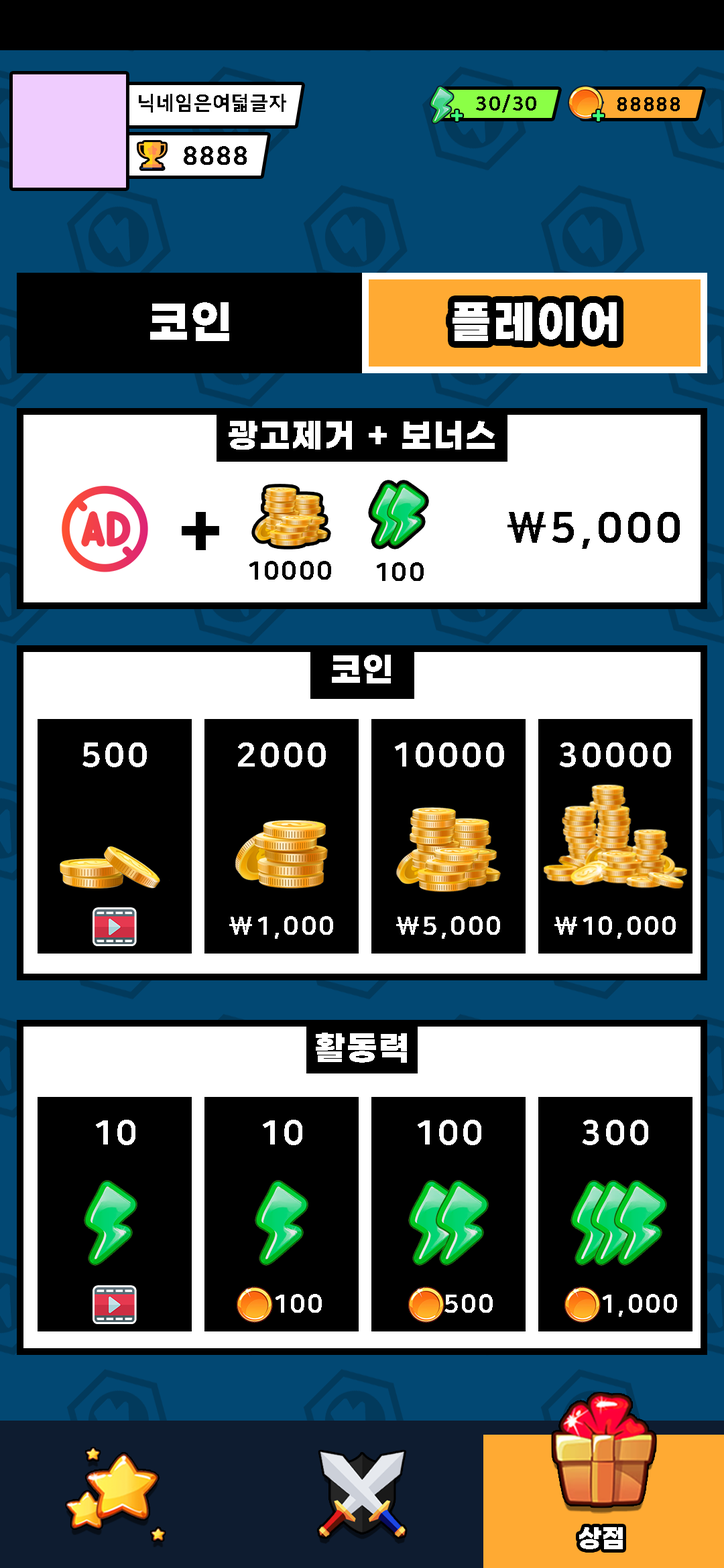
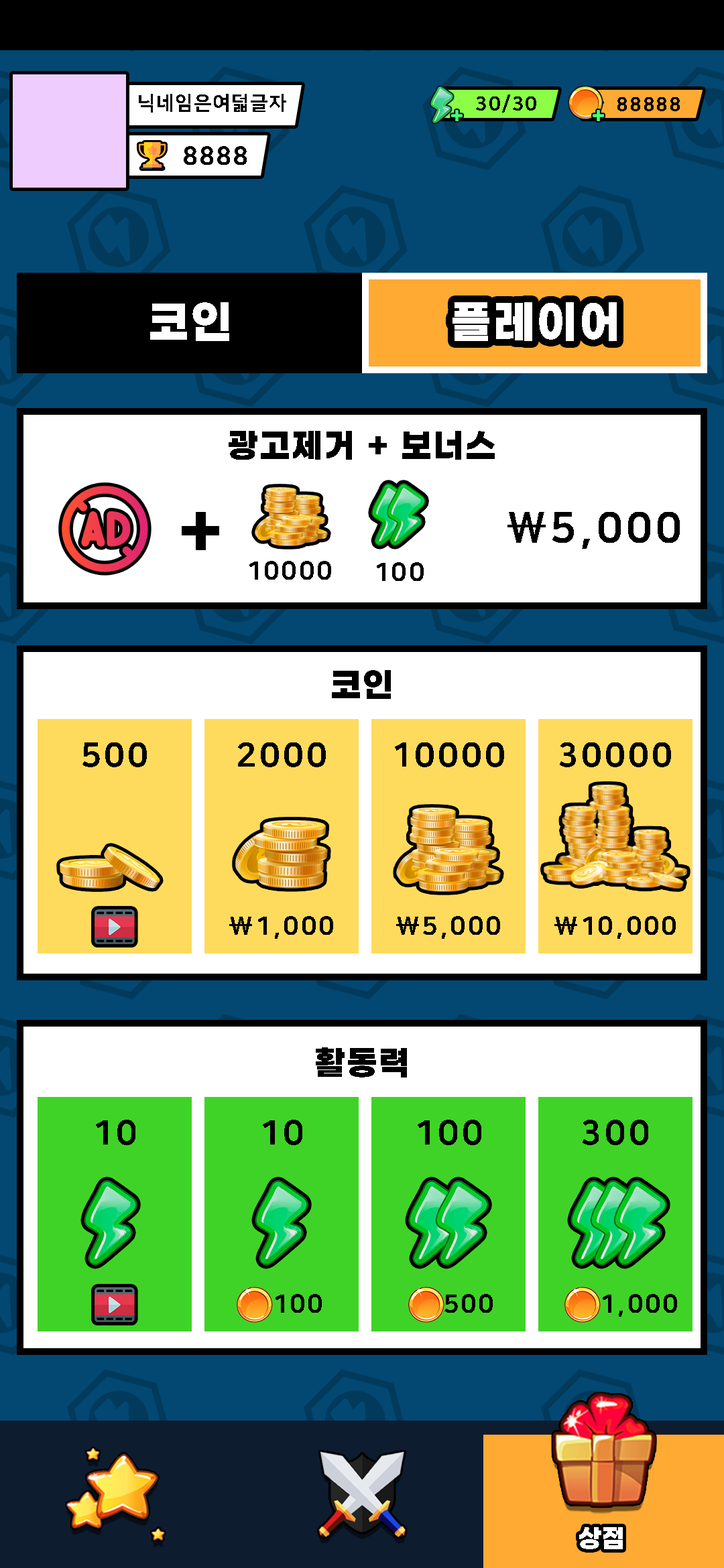
Layers edited between the first and the second 724×1568 image:
painted on "광고제거 + 보너스" over [228, 420, 495, 460]
removed layer "Rectangle 16 copy" from group "광고제거" over [216, 414, 508, 462]
painted on "코인" (3rd of 3, in "코인") over [331, 654, 391, 699]
painted on "30000" over [559, 742, 671, 768]
painted on "10000" (2nd of 2, in "코인") over [394, 742, 504, 768]
painted on "\10,000" over [554, 916, 676, 939]
painted on "\5,000" (2nd of 2, in "코인") over [396, 916, 500, 939]
painted on "\1,000" over [229, 916, 334, 939]
painted on "Rectangle 3 copy 3" (1st of 2, in "코인") over [538, 719, 693, 954]
painted on "Rectangle 3 copy 2" (1st of 2, in "코인") over [371, 719, 526, 954]
painted on "Rectangle 3 copy" (1st of 2, in "코인") over [204, 719, 359, 954]
painted on "Rectangle 3" (1st of 2, in "코인") over [37, 719, 192, 954]
removed layer "Rectangle 16" from group "코인" over [310, 651, 415, 699]
painted on "활동력" (2nd of 2, in "활동력") over [315, 1032, 407, 1078]
removed layer "Rectangle 16 copy 2" from group "활동력" over [306, 1026, 418, 1074]
painted on "Energy copy 9" over [570, 1180, 628, 1266]
removed layer "Energy copy 8" from group "활동력" over [589, 1180, 644, 1266]
removed layer "Energy copy 7" from group "활동력" over [570, 1180, 624, 1266]
painted on "Energy copy 5" over [408, 1180, 450, 1266]
removed layer "Energy copy 4" from group "활동력" over [408, 1180, 462, 1266]
painted on "Rectangle 3 copy 3" (2nd of 2, in "활동력") over [538, 1096, 693, 1332]
painted on "Rectangle 3 copy 2" (2nd of 2, in "활동력") over [371, 1096, 526, 1332]
painted on "Rectangle 3 copy" (2nd of 2, in "활동력") over [204, 1096, 359, 1332]
painted on "Rectangle 3" (2nd of 2, in "활동력") over [37, 1096, 192, 1332]
…and 9 more changes (9 painted)
